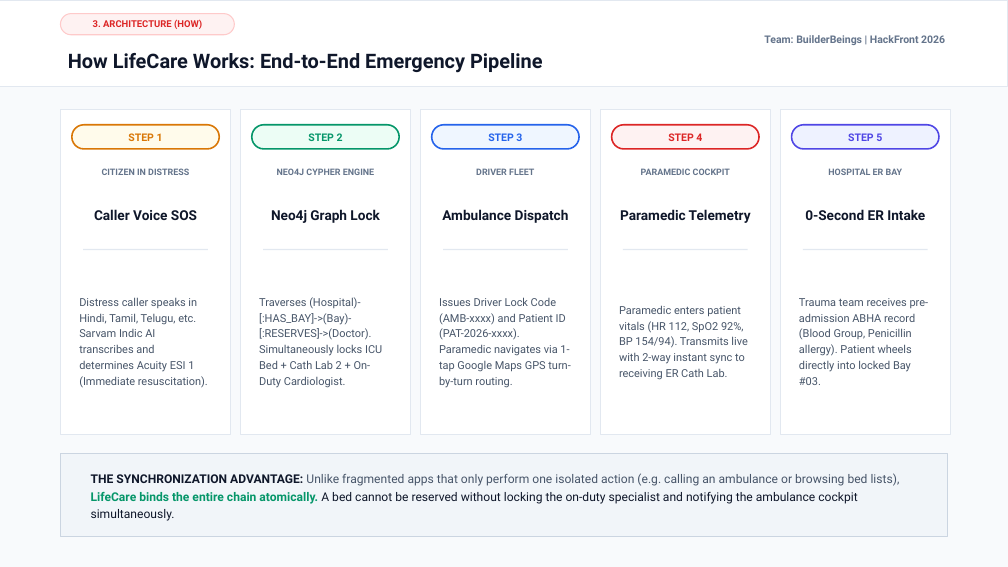
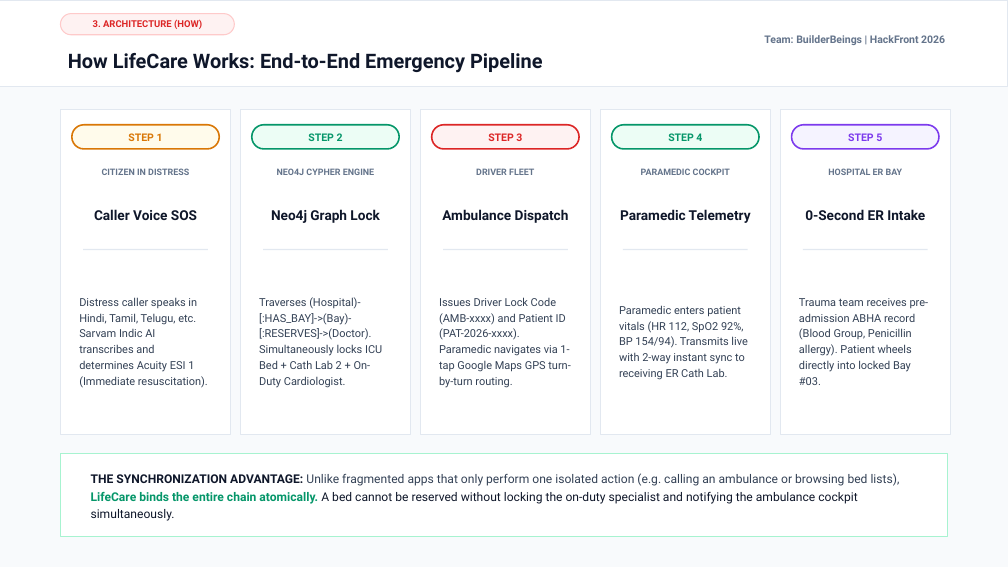
Before and after one commit to Susheem-25/LifeCare, a slide deck: slide 4 of LifeCare_Presentation.pptx. Drawn at 1008x567 pixels with LibreOffice and Linux fonts; fonts in the diff are those of the drawing. Boxes give left, top, right and bottom in pixels: in the first picture for what was removed or moved away, otherwise in the second. Text is boxed around its words. In the diff, an @@ line names an element or a change of style, - is before the commit and + after.

```diff
--- a/LifeCare_Presentation.pptx
+++ b/LifeCare_Presentation.pptx
@@ text "STEP 3" at box(488, 133, 522, 141): text colour #2563EB to #DC2626 @@
@@ rounded rectangle at box(432, 125, 579, 149): fill #EFF6FF to #FEF2F2; outline #2563EB 1.5 pt to #DC2626 1.5 pt @@
@@ text "STEP 4" at box(668, 133, 702, 141): text colour #DC2626 to #059669 @@
@@ rounded rectangle at box(612, 125, 759, 149): fill #FEF2F2 to #ECFDF5; outline #DC2626 1.5 pt to #059669 1.5 pt @@
@@ text "STEP 5" at box(848, 133, 882, 141): text colour #4F46E5 to #7C3AED @@
@@ rounded rectangle at box(792, 125, 939, 149): fill #EEF2FF to #F5F3FF; outline #4F46E5 1.5 pt to #7C3AED 1.5 pt @@
@@ text colour #475569 to #334155 in 5 elements at box(79, 297, 208, 388), box(259, 297, 382, 388), box(439, 297, 570, 388), box(619, 305, 747, 380), box(799, 298, 929, 385) @@
@@ rectangle at box(60, 454, 948, 537): fill #F1F5F9 to #FFFFFF; outline #CBD5E1 1 pt to #A7F3D0 1 pt @@
@@ text "THE SYNCHRONIZATION ADVANTAGE: Unlike fragmented ..." at box(91, 473, 900, 521): text colour #475569 to #334155 in "Unlike fragmented apps that only perform one ..." @@
```
Also in this commit, not shown: 9 other slides changed.
